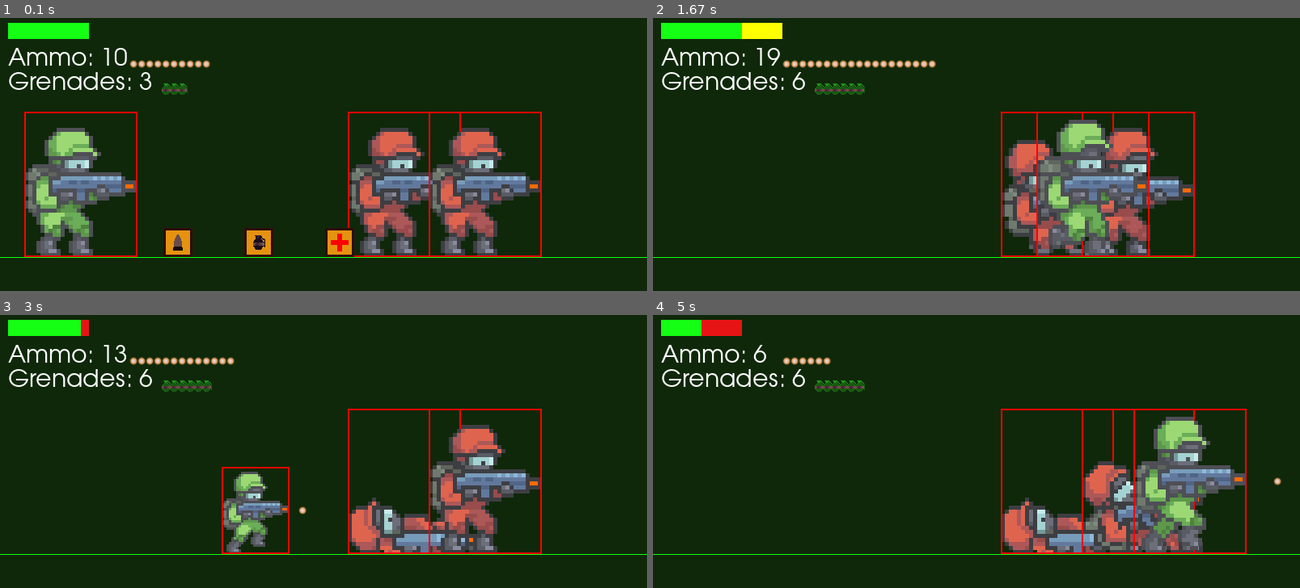
Above: before the commit, frames 1-4 (two rows, left to right).
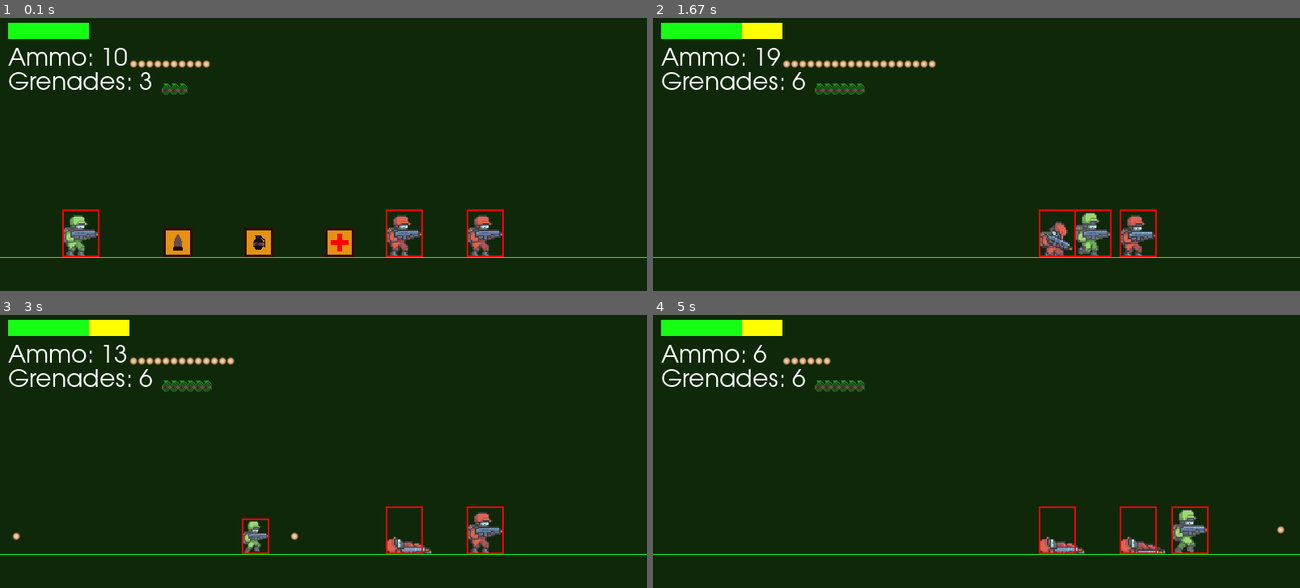
Above: after the commit, the same moments.

Repository: olibark/ALEVEL
Game: pygame game, started from PyGame/PART2ON/main.py
Same seed, same stepped clock (60 frames per second), same inputs: the game is played once before the commit and once after it.
Inputs:
- Up to frame 1 (0.1 s): no input
- Up to frame 2 (1.67 s): hold J 0.33-0.8 s; hold D 0.33-0.8 s; hold D 0.83-1.3 s; tap J at 0.9, 1.2, 1.4 s; tap Shift at 0.98 s; hold D from 1.33 s (still down); tap Ctrl at 1.48 s
- Up to frame 3 (3 s): tap J at 1.7, 1.9, 2.2, 2.47, 2.77, 2.9 s; release D at 1.8 s; hold A 1.83-2.37 s; hold A 2.4-2.8 s; tap Shift at 2.55 s; hold D from 2.83 s (still down); tap Ctrl at 2.98 s
- Up to frame 4 (5 s): tap J at 3.2, 3.57, 3.87, 4.07, 4.37, 4.57, 4.87 s; release D at 3.47 s; hold A 3.5-3.97 s; hold D 4-4.47 s; tap Shift at 4.15 s; hold D 4.5-4.97 s; tap Ctrl at 4.65 s

The runs differ from the first frame. In frame 1, 14% of the frame differs, in the area x 3-84%, y 34-88%; in frame 2, 11%; in frame 3, 9.8%; in frame 4, 11%.

Commit message:
commit, for seperate bullet collision, and fixed player kill themselves...

Diff:
--- a/PyGame/PART2ON/bullet.py
+++ b/PyGame/PART2ON/bullet.py
@@ -7,7 +7,7 @@
         pygame.sprite.Sprite.__init__(self)
         self.image = c.bulletImage
         self.rect = self.image.get_rect()
-        self.speed = 10
+        self.speed = c.BULLET_SPEED
         self.rect.center = (x, y)
         self.direction = direction
 
@@ -18,16 +18,17 @@
         if self.rect.right < 0 or self.rect.left > c.WIDTH:
             self.kill()
 
-        if pygame.sprite.spritecollide(player, bulletGroup, False):
+        if pygame.sprite.spritecollide(player, enemyBulletGroup, False):
             if player.alive:
                 player.health -= 20
                 self.kill()
 
         for enemy in enemyGroup:
-            if pygame.sprite.spritecollide(enemy, bulletGroup, False):
+            if pygame.sprite.spritecollide(enemy, playerBulletGroup, False):
                 if enemy.alive:
                     enemy.health -= 20
                     self.kill()
 
 #create a group for bullets
-bulletGroup = pygame.sprite.Group()
+playerBulletGroup = pygame.sprite.Group()
+enemyBulletGroup = pygame.sprite.Group()
--- a/PyGame/PART2ON/constants.py
+++ b/PyGame/PART2ON/constants.py
@@ -35,6 +35,8 @@
 shooting = False
 grenading = False
 grenadeThrown = False
+
+BULLET_SPEED = 20
 explosionScale = 4
 explosionSpeed = 7
 
--- a/PyGame/PART2ON/init.py
+++ b/PyGame/PART2ON/init.py
@@ -5,9 +5,9 @@
 import background as bg
 
 STATS = {
-    'player': {'x': 100, 'y': c.GROUND, 'scale': 5, 'speed': 6, 'ammo': 10, 'grenades': 3},
-    'enemy': {'x': 500, 'y': c.GROUND, 'scale': 5, 'speed': 5, 'ammo': 10, 'grenades': 0},
-    'enemy2': {'x': 600, 'y': c.GROUND, 'scale': 5, 'speed': 5, 'ammo': 10, 'grenades': 0}
+    'player': {'x': 100, 'y': c.GROUND, 'scale': 1.65, 'speed': 6, 'ammo': 10, 'grenades': 3},
+    'enemy': {'x': 500, 'y': c.GROUND, 'scale': 1.65, 'speed': 5, 'ammo': 10, 'grenades': 0},
+    'enemy2': {'x': 600, 'y': c.GROUND, 'scale': 1.65, 'speed': 5, 'ammo': 10, 'grenades': 0}
 }
 
 def Init(stats = None):
--- a/PyGame/PART2ON/loop.py
+++ b/PyGame/PART2ON/loop.py
@@ -24,12 +24,14 @@
         enemy.update()
 
     # update and draw groups
-    b.bulletGroup.update(player, enemyGroup)
+    b.playerBulletGroup.update(player, enemyGroup)
+    b.enemyBulletGroup.update(player, enemyGroup)
     g.grenadeGroup.update(player, enemyGroup)
     g.explosionGroup.update(player, enemyGroup)
     it.itemBoxGroup.update(player)
     #draw
-    b.bulletGroup.draw(screen)
+    b.playerBulletGroup.draw(screen)
+    b.enemyBulletGroup.draw(screen)
     g.grenadeGroup.draw(screen)
     g.explosionGroup.draw(screen)
     it.itemBoxGroup.draw(screen)
@@ -77,16 +79,16 @@
                 c.shooting = True
 
             if event.key == pygame.K_LSHIFT:
-                if player.scale == 5:
-                    player.setScale(3)
+                if player.scale == player.startScale:
+                    player.setScale(player.startScale * 0.75)
                 else:
-                    player.setScale(5)
+                    player.setScale(player.startScale)
 
             if event.key == pygame.K_LCTRL:
-                if player.scale == 5:
-                    player.setScale(7)
+                if player.scale == player.startScale:
+                    player.setScale(player.startScale * 1.75)
                 else:
-                    player.setScale(5)
+                    player.setScale(player.startScale)
 
             if event.key == pygame.K_SPACE and player.alive:
                 if not player.jump:
--- a/PyGame/PART2ON/player.py
+++ b/PyGame/PART2ON/player.py
@@ -20,6 +20,7 @@
         self.RUNNING = 1
         self.IDLE = 0
         self.velY = 0
+        self.startScale = scale
         self.scale = scale
         self.direction = 1
 
@@ -176,7 +177,7 @@
                 self.rect.centery,
                 self.direction,
                 self)
-            b.bulletGroup.add(bullet)
+            b.playerBulletGroup.add(bullet)
             self.ammo -= 1
 
     def update(self):
